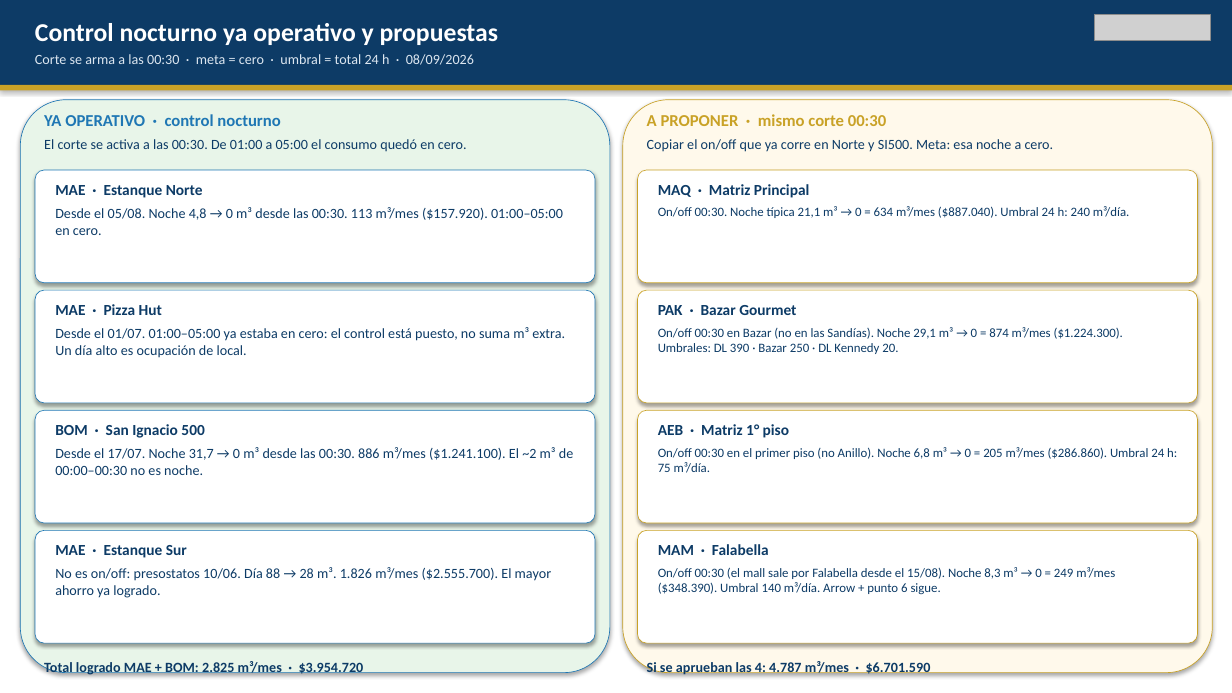
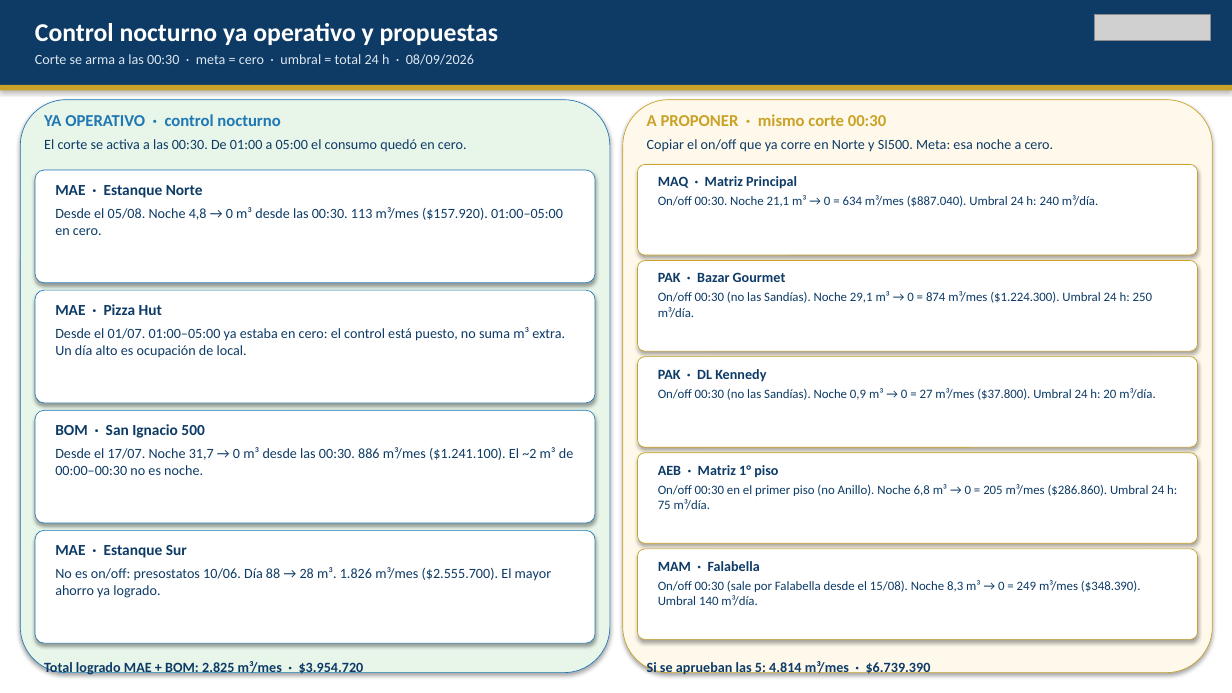
Before and after one commit to anibaloperacionesWes/wes-scripts, a slide deck: slide 11 of reports/Parque_Arauco/CONSOLIDADO/Consolidado_PA_7malls_20260908.pptx. Drawn at 1232x693 pixels with LibreOffice and Linux fonts; fonts in the diff are those of the drawing; grey boxes stand for pictures. Boxes give left, top, right and bottom in pixels: in the first picture for what was removed or moved away, otherwise in the second. Text is boxed around its words. In the diff, an @@ line names an element or a change of style, - is before the commit and + after.

```diff
--- a/reports/Parque_Arauco/CONSOLIDADO/Consolidado_PA_7malls_20260908.pptx
+++ b/reports/Parque_Arauco/CONSOLIDADO/Consolidado_PA_7malls_20260908.pptx
@@ rounded rectangle: place and size @@
-rounded rectangle at bbox=[638, 170, 1198, 283]
+rounded rectangle at bbox=[638, 165, 1198, 255]
@@ text "MAQ · Matriz Principal": place and size @@
-text "MAQ · Matriz Principal" at bbox=[658, 184, 809, 198]
+text "MAQ · Matriz Principal" at bbox=[658, 176, 797, 189]
@@ text at bbox=[658, 195, 1098, 207]: text changed @@
-On/off 00:30. Noche típica 21,1 m³ → 0 = 634 m³/mes ($887.040). Umbral 24 h: 240 m³/día.
+On/off 00:30. Noche 21,1 m³ → 0 = 634 m³/mes ($887.040). Umbral 24 h: 240 m³/día.
@@ rounded rectangle: place and size @@
-rounded rectangle at bbox=[638, 290, 1198, 403]
+rounded rectangle at bbox=[638, 261, 1198, 351]
@@ text "PAK · Bazar Gourmet": place and size @@
-text "PAK · Bazar Gourmet" at bbox=[658, 305, 796, 315]
+text "PAK · Bazar Gourmet" at bbox=[658, 272, 786, 282]
@@ text at bbox=[658, 291, 1152, 318]: text changed @@
-On/off 00:30 en Bazar (no en las Sandías). Noche 29,1 m³ → 0 = 874 m³/mes ($1.224.300). Umbrales: DL 390 · Bazar 250 · DL Kennedy 20.
+On/off 00:30 (no las Sandías). Noche 29,1 m³ → 0 = 874 m³/mes ($1.224.300). Umbral 24 h: 250 m³/día.
@@ rounded rectangle: place and size @@
-rounded rectangle at bbox=[638, 410, 1198, 523]
+rounded rectangle at bbox=[638, 357, 1198, 447]
@@ text at bbox=[658, 388, 1155, 400]: text changed @@
-On/off 00:30 en el primer piso (no Anillo). Noche 6,8 m³ → 0 = 205 m³/mes ($286.860). Umbral 24 h: 75 m³/día.
+On/off 00:30 (no las Sandías). Noche 0,9 m³ → 0 = 27 m³/mes ($37.800). Umbral 24 h: 20 m³/día.
@@ text added at bbox=[658, 369, 766, 382], 11 pt, text #0D3B66, bold @@
+PAK · DL Kennedy
@@ rounded rectangle: place and size @@
-rounded rectangle at bbox=[638, 531, 1198, 643]
+rounded rectangle at bbox=[638, 453, 1198, 543]
@@ size 12 to 11 pt in 4 elements at bbox=[658, 176, 797, 189], bbox=[658, 272, 786, 282], bbox=[658, 561, 760, 571], bbox=[658, 465, 778, 478] @@
@@ text "AEB · Matriz 1° piso": place and size @@
-text "AEB · Matriz 1° piso" at bbox=[658, 424, 789, 438]
+text "AEB · Matriz 1° piso" at bbox=[658, 465, 778, 478]
@@ text added at bbox=[658, 484, 1177, 510], 10 pt, text #0D3B66 @@
+On/off 00:30 en el primer piso (no Anillo). Noche 6,8 m³ → 0 = 205 m³/mes ($286.860). Umbral 24 h: 75 m³/día.
@@ rounded rectangle added at bbox=[638, 549, 1198, 640], fill #FFFFFF, outline #C9A227 0.5 pt @@
@@ text "MAM · Falabella": place and size @@
-text "MAM · Falabella" at bbox=[658, 544, 769, 555]
+text "MAM · Falabella" at bbox=[658, 561, 760, 571]
@@ text at bbox=[658, 580, 1141, 606]: text changed @@
-On/off 00:30 (el mall sale por Falabella desde el 15/08). Noche 8,3 m³ → 0 = 249 m³/mes ($348.390). Umbral 140 m³/día. Arrow + punto 6 sigue.
+On/off 00:30 (sale por Falabella desde el 15/08). Noche 8,3 m³ → 0 = 249 m³/mes ($348.390). Umbral 140 m³/día.
@@ text at bbox=[647, 660, 931, 676]: text changed @@
-Si se aprueban las 4: 4.787 m³/mes · $6.701.590
+Si se aprueban las 5: 4.814 m³/mes · $6.739.390
```
Also in this commit, not shown: 1 other file.
